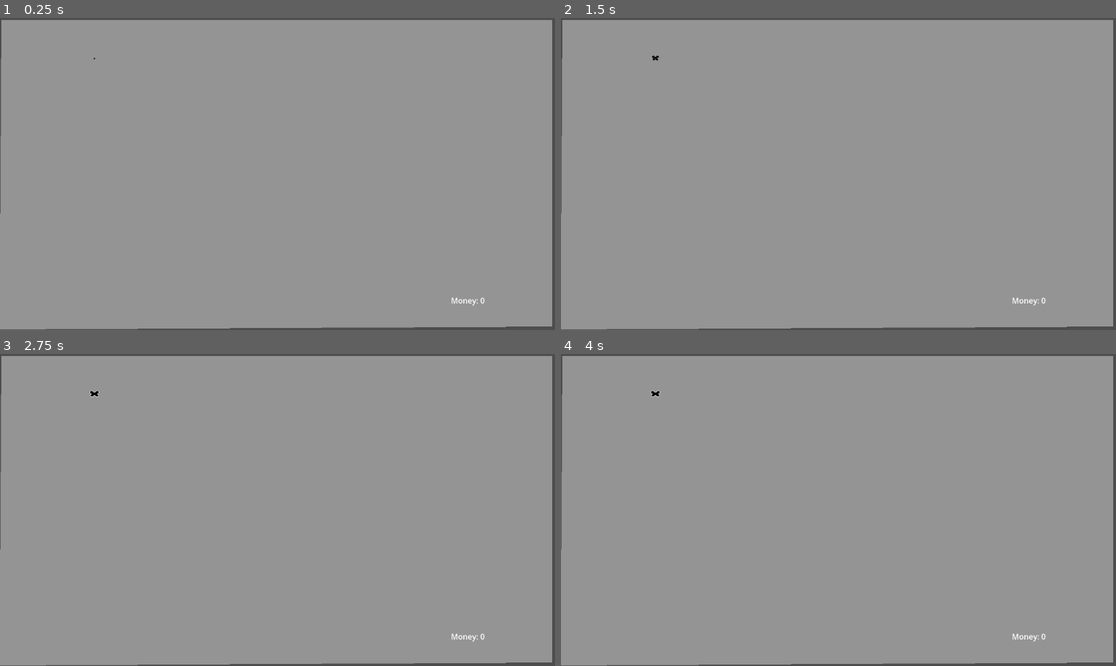
Above: before the commit, frames 1-4 (two rows, left to right).
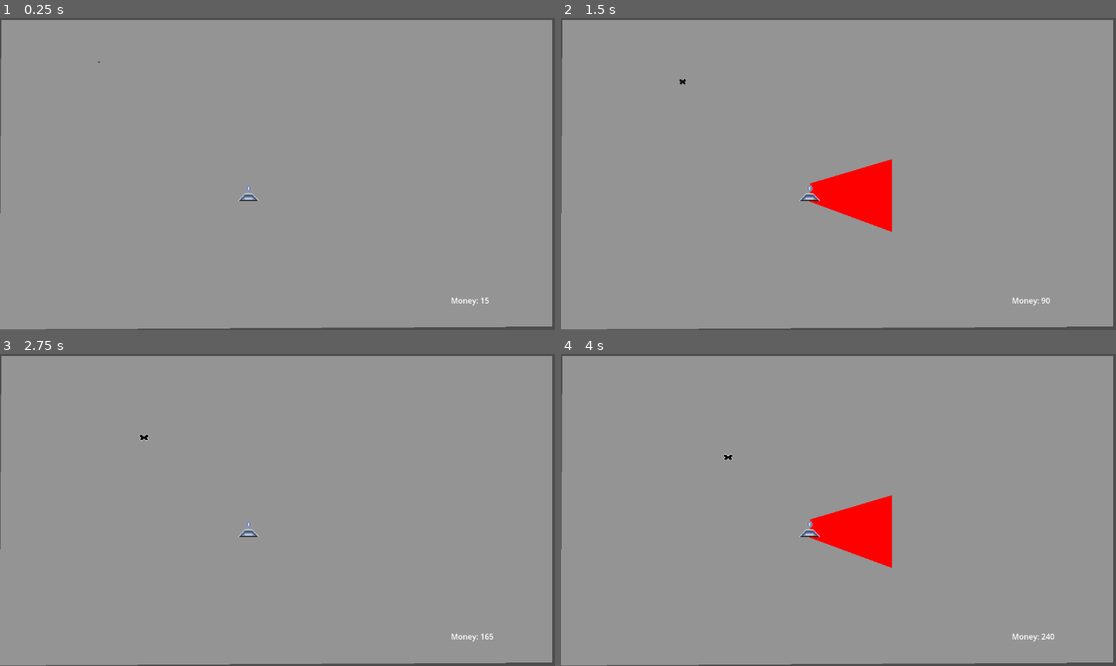
Above: after the commit, the same moments.

Repository: AaronTown/gamejam
Game: Godot game, scene res://Scenes/Game.tscn
The game is run twice, just before and just after one commit, with the same random seed, the same clock (stepped at 60 frames per second) and the same inputs.
Inputs (mouse positions are in pixels of both pictures, inside the frame that each line leads up to):
- Up to frame 1 (0.25 s): no input
- Up to frame 2 (1.5 s): tap Enter at 0.5 s; move the mouse to (844, 180) at 0.52 s; tap Space (Shoot) at 0.6, 1.35 s; click (844, 180) at 0.67 s; move the mouse to (932, 161) at 1.27 s; click (932, 161) at 1.42 s
- Up to frame 3 (2.75 s): move the mouse to (333, 441) at 2.02 s; tap Space (Shoot) at 2.1 s; click (333, 441) at 2.17 s
- Up to frame 4 (4 s): move the mouse to (810, 572) at 2.77 s; tap Space (Shoot) at 2.85, 3.6 s; click (810, 572) at 2.92 s; move the mouse to (1005, 556) at 3.52 s; click (1005, 556) at 3.67 s

The runs differ from the first frame. In frame 1, 0.1% of the frame differs, in the area x 16-89%, y 12-92%; in frame 2, 2.3%; in frame 3, 0.2%; in frame 4, 2.3%, in the area x 16-89%, y 11-92%.
Error before the commit: Invalid access to property or key 'global_position' on a base object of type 'null instance'. (res://Code/Enemy.gd:19)

Commit message:
emitter scene fix
accidentally overwrote working emitter scene

Diff:
--- a/Scenes/Emitter.tscn
+++ b/Scenes/Emitter.tscn
@@ -1,8 +1,7 @@
-[gd_scene load_steps=5 format=3 uid="uid://cwsmlam5oq3gc"]
+[gd_scene load_steps=4 format=3 uid="uid://cwsmlam5oq3gc"]
 
 [ext_resource type="Script" path="res://Code/Emitter.gd" id="1_smvlj"]
 [ext_resource type="Texture2D" uid="uid://cc1sr3v2go0b5" path="res://assets/emitter.png" id="2_giou8"]
-
 
 [sub_resource type="CircleShape2D" id="CircleShape2D_dcxjl"]
 radius = 134.41
@@ -19,9 +18,20 @@
 [node name="CollisionShape2D" type="CollisionShape2D" parent="HitBox"]
 shape = SubResource("CircleShape2D_dcxjl")
 
-[node name="Light" parent="." instance=ExtResource("3_6d4gg")]
+[node name="Beam" type="Node2D" parent="."]
 visible = false
-scale = Vector2(30, 30)
+z_index = -1
+
+[node name="DamageBox" type="Area2D" parent="Beam"]
+rotation = 1.5708
+
+[node name="Polygon2D" type="Polygon2D" parent="Beam/DamageBox"]
+position = Vector2(-36, 4)
+color = Color(1, 0, 0, 1)
+polygon = PackedVector2Array(-65, -7, -318, -859, 438, -859, 120, 2)
+
+[node name="CollisionPolygon2D" type="CollisionPolygon2D" parent="Beam/DamageBox"]
+polygon = PackedVector2Array(-87, -4, -354, -856, 394, -856, 87, -4)
 
 [node name="CollisionShape2D" type="CollisionShape2D" parent="."]
 shape = SubResource("CircleShape2D_dcxjl")
